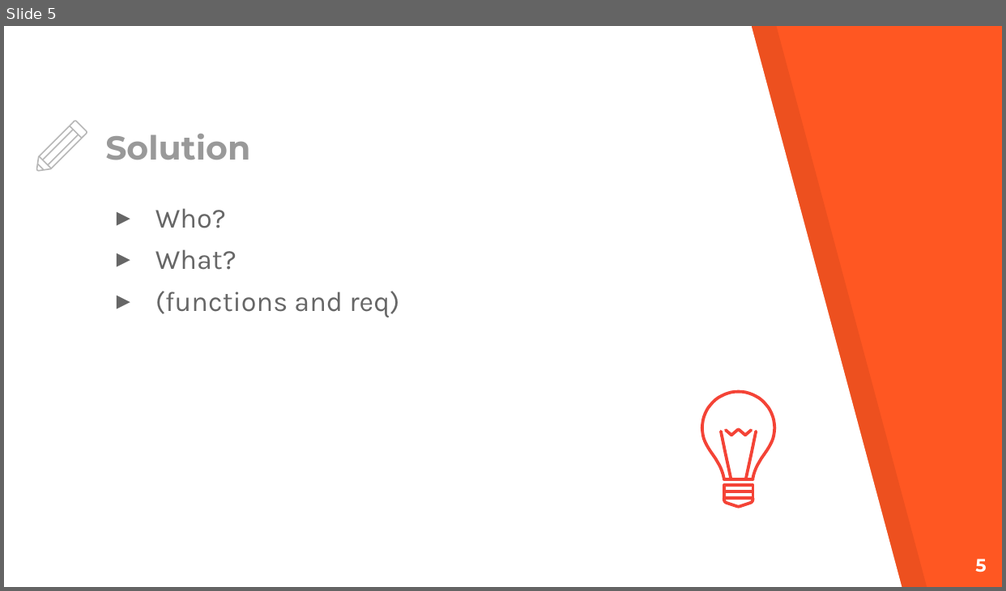
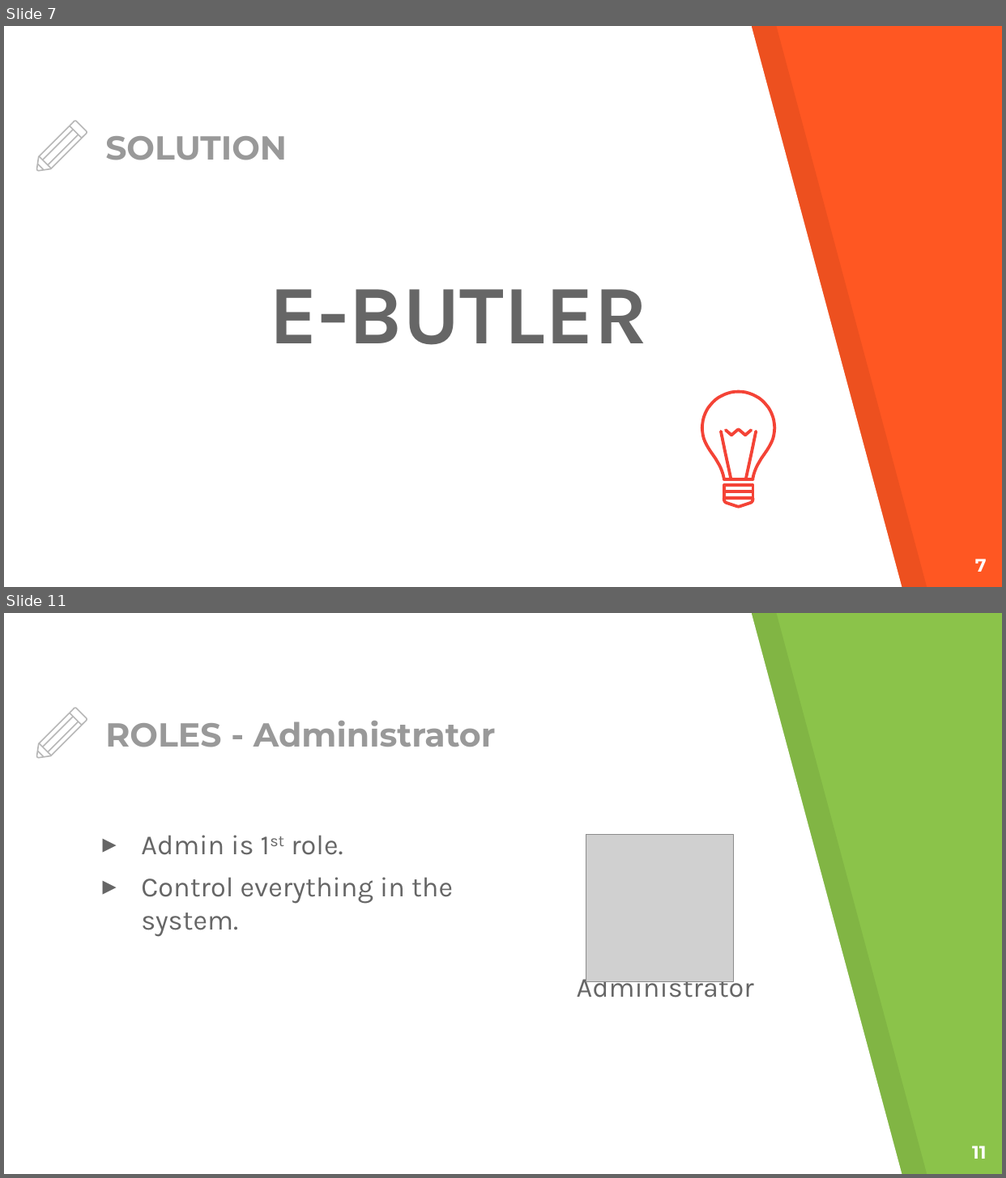
Before and after one commit to huukhang20/SWP391, a slide deck: Documents/pp_miniCap.pptx. Shown one above the other, each under a label of ours: slide 5 before the commit, slides 7 and 11 after it; the slides between them are not shown. The pictures are 1006x591 and 1006x1178 pixels, drawn with LibreOffice and Linux fonts; fonts in the diff are those of the drawing; grey boxes stand for pictures. Boxes give left, top, right and bottom in pixels: in the first picture for what was removed or moved away, otherwise in the second. Text is boxed around its words. In the diff, an @@ line names an element or a change of style, - is before the commit and + after.

```diff
--- a/Documents/pp_miniCap.pptx
+++ b/Documents/pp_miniCap.pptx
@@ slide 11 added at [4, 613, 1002, 1174], background #8BC34A; not listed: 2 template elements that a slide beside it also shows @@
@@ title added at [105, 721, 496, 747], 24 pt, text #999999, bold @@
+ROLES - Administrator
@@ group added at [37, 708, 87, 759]: 6 freeform shapes @@
@@ text added at [141, 835, 453, 937], 20 pt, text #666666 @@
+▸ Admin is 1st role.
+▸ Control everything in the system.
@@ picture added at [586, 835, 734, 982] @@
@@ text added at [577, 973, 754, 998], 20 pt, text #666666 @@
+Administrator
@@ page number added at [972, 1146, 986, 1159], 13 pt, text #FFFFFF, bold @@
+11
@@ what was slide 5 is now slide 7 @@
@@ slide 7 changed as well @@
@@ title at [105, 136, 287, 160]: text changed @@
-Solution
+SOLUTION
@@ text at [269, 289, 647, 345]: text changed; size 20 to 60 pt; bold on @@
-▸ Who?
-▸ What?
-▸ (functions and req)
+E-BUTLER
@@ page number at [975, 559, 987, 572]: text changed @@
-5
+7
```
Also in this commit, not shown: 6 other slides changed, 27 other slides added, 3 slides removed, 1 other file.
